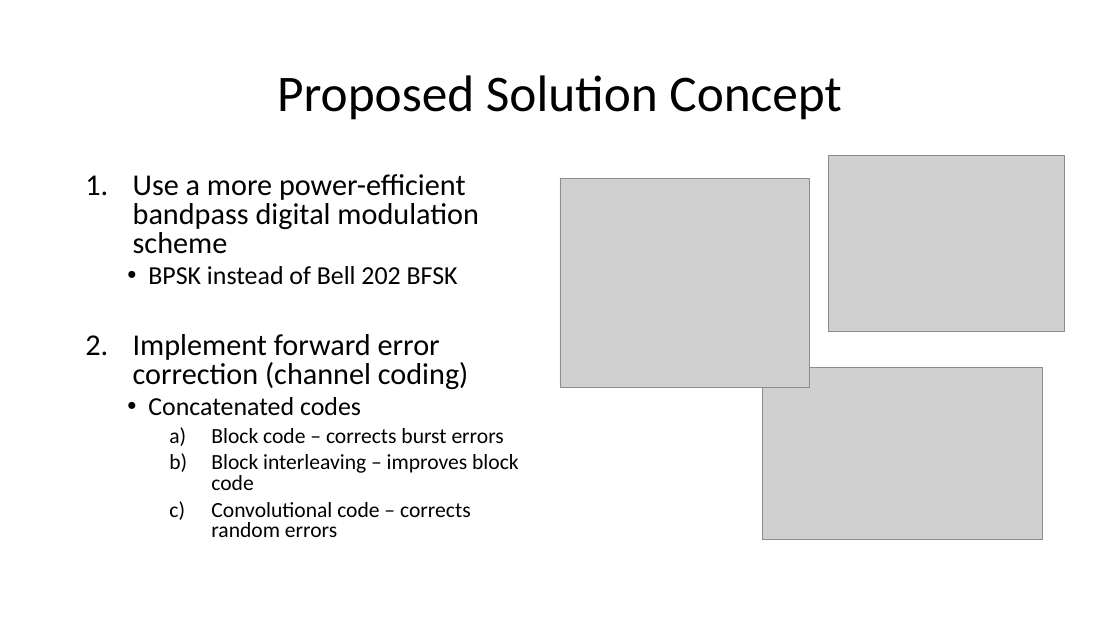
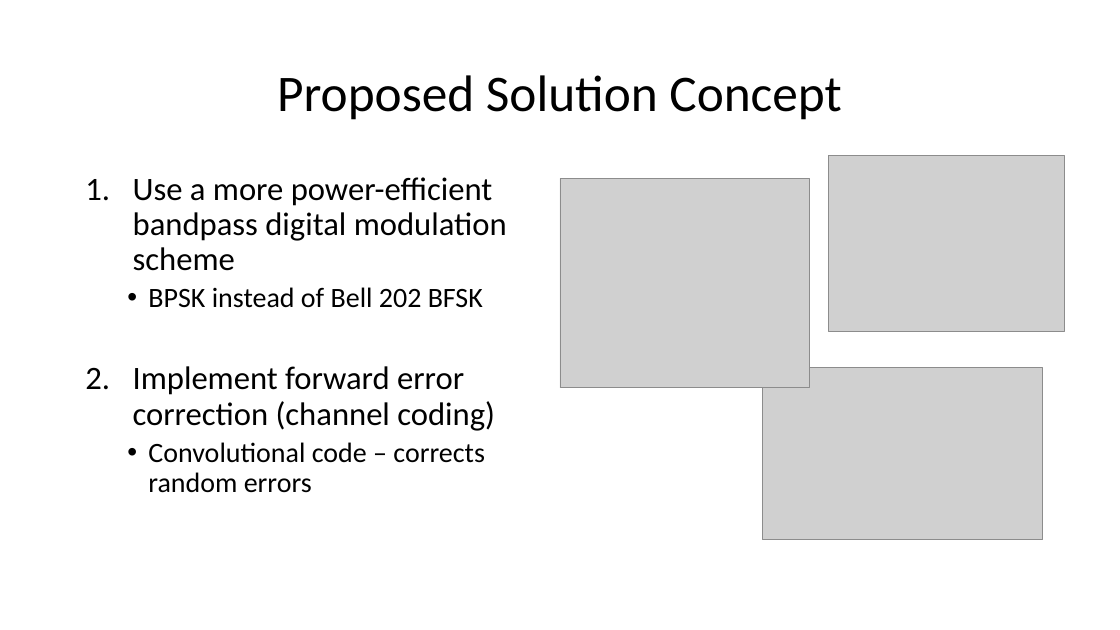
Before and after one commit to RadioInnovators/SD, a slide deck: slide 4 of Presentations/SD1/SD1_presentation.pptx. Drawn at 1120x630 pixels with LibreOffice and Linux fonts; fonts in the diff are those of the drawing; grey boxes stand for pictures. Boxes give left, top, right and bottom in pixels: in the first picture for what was removed or moved away, otherwise in the second. Text is boxed around its words. In the diff, an @@ line names an element or a change of style, - is before the commit and + after.

```diff
--- a/Presentations/SD1/SD1_presentation.pptx
+++ b/Presentations/SD1/SD1_presentation.pptx
@@ text "Use a more power-efficient bandpass ..." at bbox=[133, 177, 507, 493]: size 25.9 to 28 pt in "Use a more power-efficient bandpass digital modulation ...", "Implement forward error correction (channel coding)"; size 22.2 to 24 pt in "BPSK instead of Bell 202 BFSK"; size 18.5 to 24 pt in "Convolutional code – corrects random errors"; line spacing 0.8 to 0.9; bullet a) to •; list level 3 to 2 in "Convolutional code – corrects random ..." @@
@@ text at bbox=[148, 397, 519, 490]: paragraphs removed @@
-  • Concatenated codes
-    a) Block code – corrects burst errors
-    b) Block interleaving – improves block code
```
Also in this commit, not shown: 3 other slides changed, 9 slides added, 1 slide removed, 2 other files.
